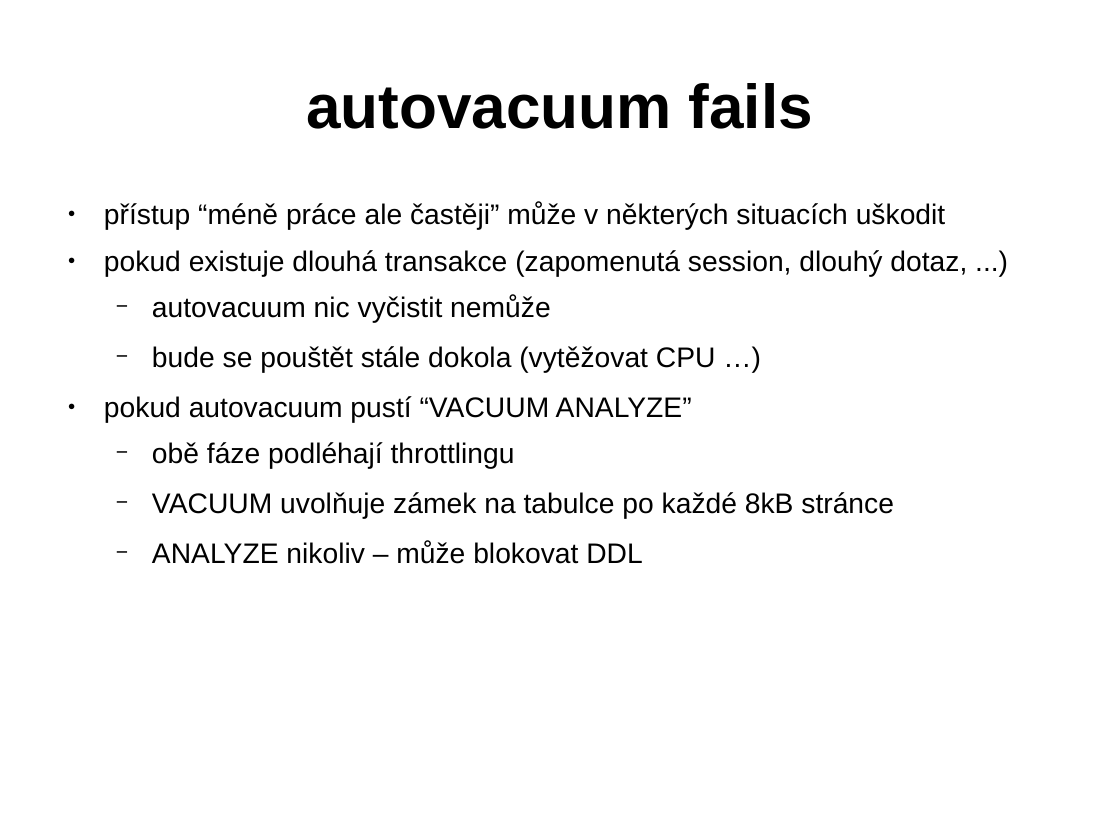
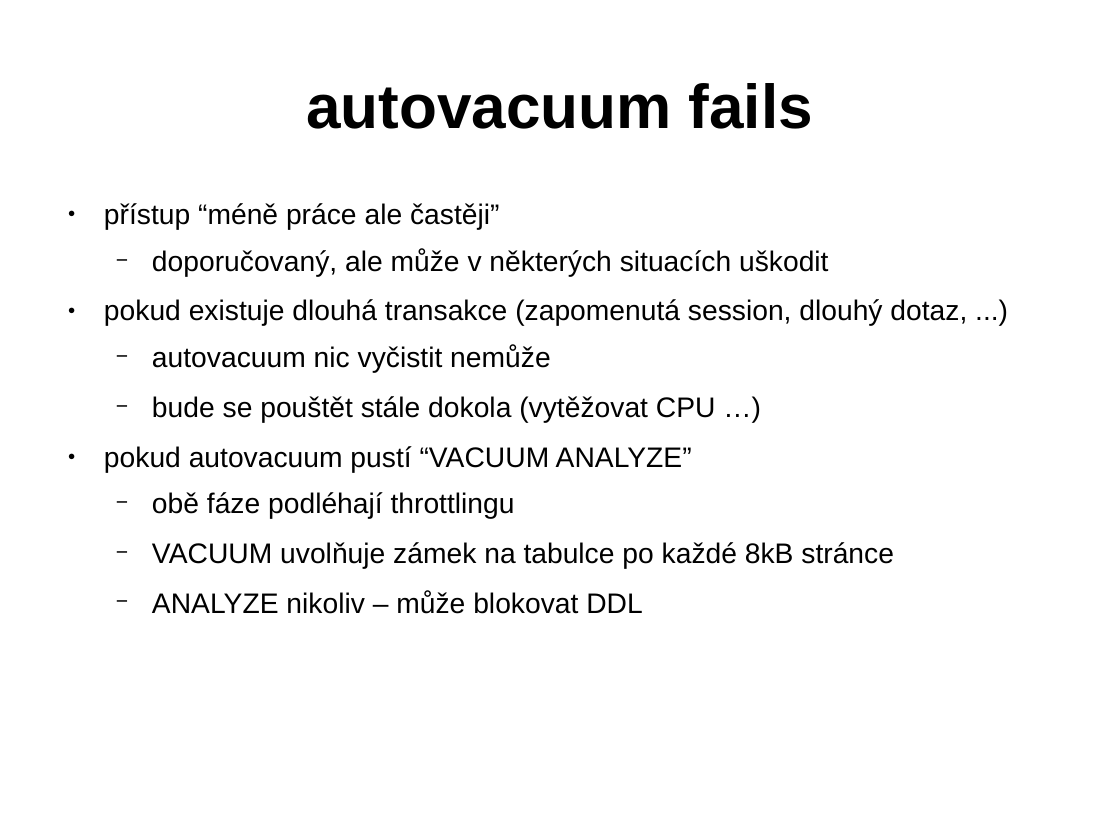
Before and after one commit to tvondra/perf_tuning_training, a slide deck: slide 32 of perf-tuning-training.odp (slide 30 before the commit). Drawn at 1120x840 pixels with LibreOffice and Linux fonts; fonts in the diff are those of the drawing. Boxes give left, top, right and bottom in pixels: in the first picture for what was removed or moved away, otherwise in the second. Text is boxed around its words. In the diff, an @@ line names an element or a change of style, - is before the commit and + after.

```diff
--- a/perf-tuning-training.odp
+++ b/perf-tuning-training.odp
@@ text at (104,203,828,277): text changed @@
-● přístup “méně práce ale častěji” může v některých situacích uškodit
+● přístup “méně práce ale častěji”
+  − doporučovaný, ale může v některých situacích uškodit
```
Also in this commit, not shown: 14 other slides changed, 2 slides added, 2 other files.
